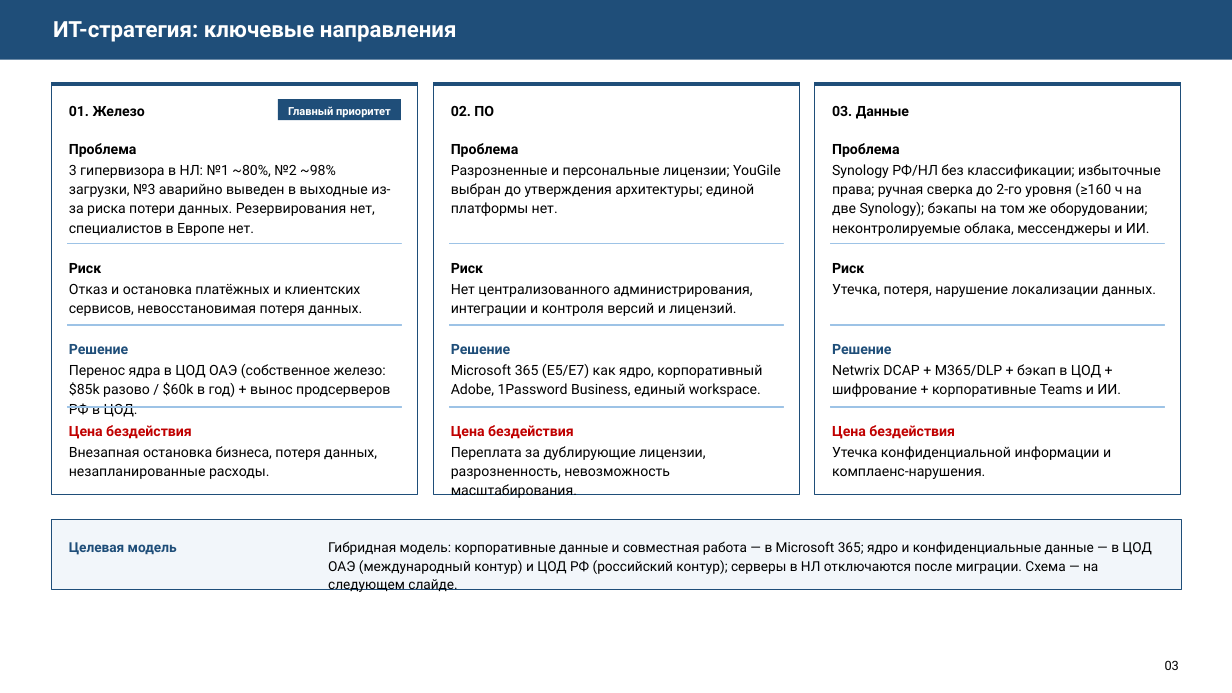
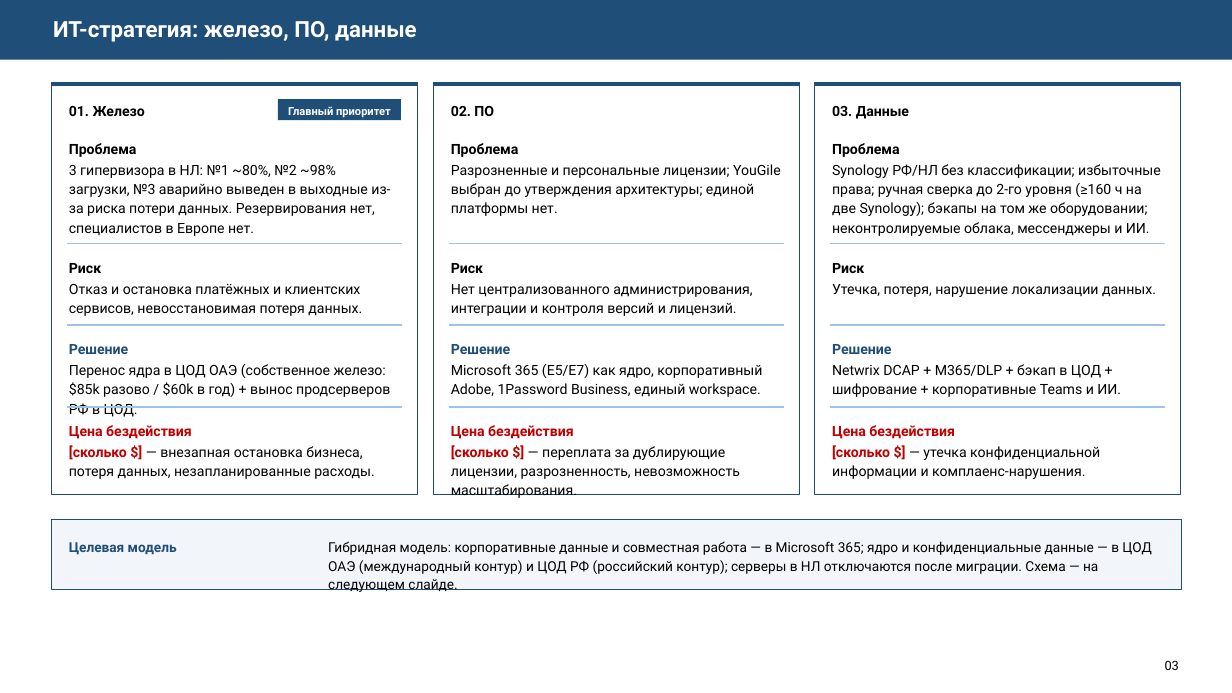
Before and after one commit to jordanbarnesceo88-tech/bpnm, a slide deck: slide 4 of presentation/Plan_IT-IB_v2.2.pptx. Drawn at 1232x693 pixels with LibreOffice and Linux fonts; fonts in the diff are those of the drawing. Boxes give left, top, right and bottom in pixels: in the first picture for what was removed or moved away, otherwise in the second. Text is boxed around its words. In the diff, an @@ line names an element or a change of style, - is before the commit and + after.

```diff
--- a/presentation/Plan_IT-IB_v2.2.pptx
+++ b/presentation/Plan_IT-IB_v2.2.pptx
@@ text at <box>53,21,417,42</box>: text changed @@
-ИТ-стратегия: ключевые направления
+ИТ-стратегия: железо, ПО, данные
@@ text at <box>69,445,374,479</box>: text changed @@
-Внезапная остановка бизнеса, потеря данных, незапланированные расходы.
+[сколько $] — внезапная остановка бизнеса, потеря данных, незапланированные расходы.
@@ text at <box>451,445,740,498</box>: text changed @@
-Переплата за дублирующие лицензии, разрозненность, невозможность масштабирования.
+[сколько $] — переплата за дублирующие лицензии, разрозненность, невозможность масштабирования.
@@ text at <box>832,445,1100,479</box>: text changed @@
-Утечка конфиденциальной информации и комплаенс-нарушения.
+[сколько $] — утечка конфиденциальной информации и комплаенс-нарушения.
```
Also in this commit, not shown: 8 other slides changed, 1 other file.
